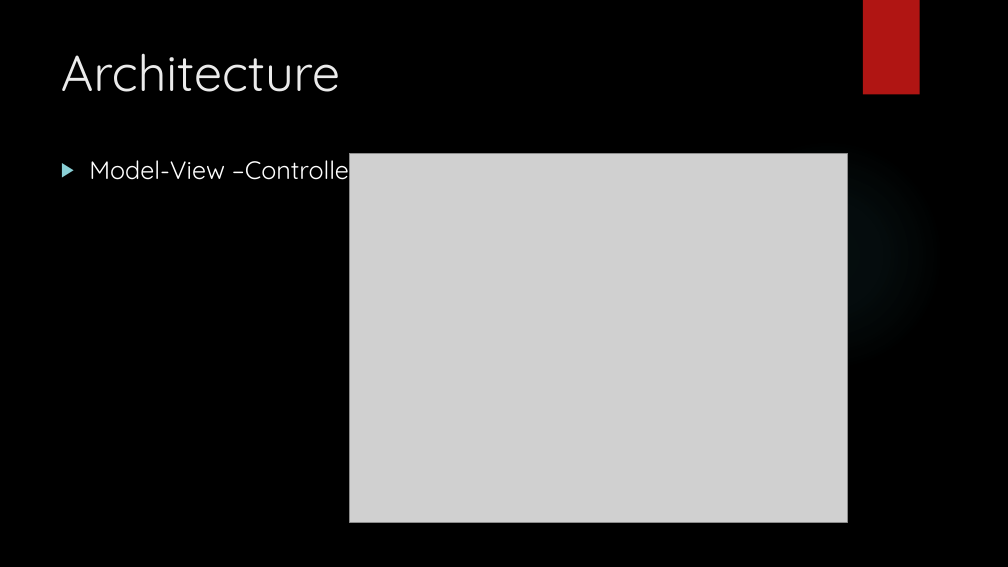
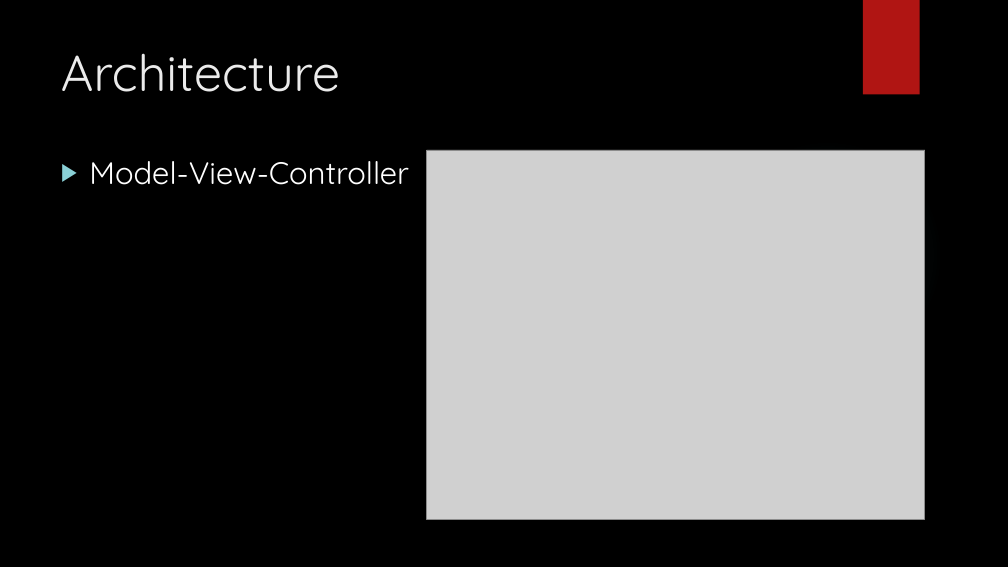
Before and after one commit to Arquisoft/Trivial_i1b, a slide deck: slide 12 of Documentation/Software Architecture.pptx. Drawn at 1008x567 pixels with LibreOffice and Linux fonts; fonts in the diff are those of the drawing; grey boxes stand for pictures; background and template pictures are left out. Boxes give left, top, right and bottom in pixels: in the first picture for what was removed or moved away, otherwise in the second. Text is boxed around its words. In the diff, an @@ line names an element or a change of style, - is before the commit and + after.

```diff
--- a/Documentation/Software Architecture.pptx
+++ b/Documentation/Software Architecture.pptx
@@ text at (89,161,409,185): text changed; size 24 to 29.6 pt @@
-▶ Model-View –Controller
+▶ Model-View-Controller
@@ picture: place and size @@
-picture at (349,153,848,522)
+picture at (426,150,925,519)
```
Also in this commit, not shown: 13 slides added, 6 slides removed, 1 other file.
